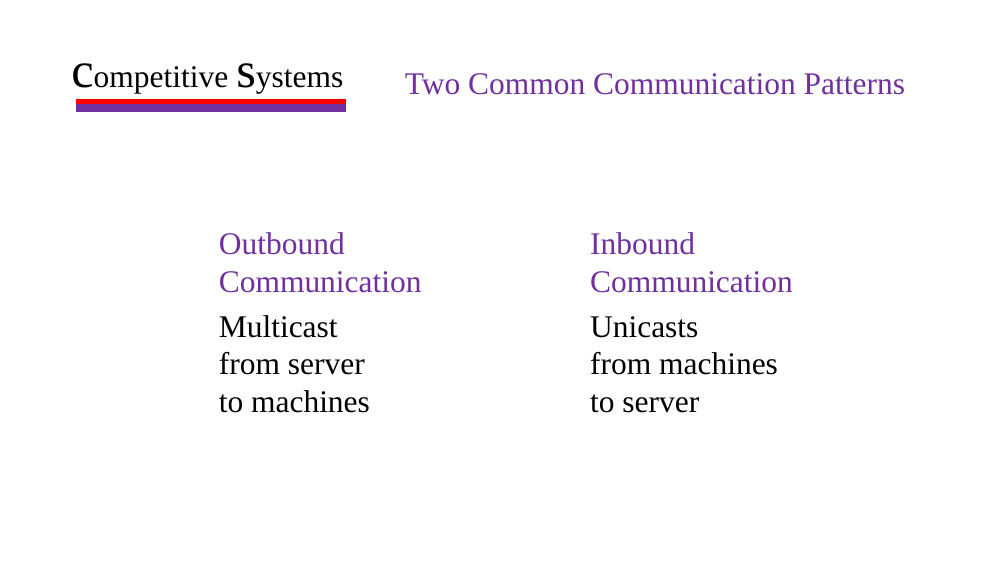
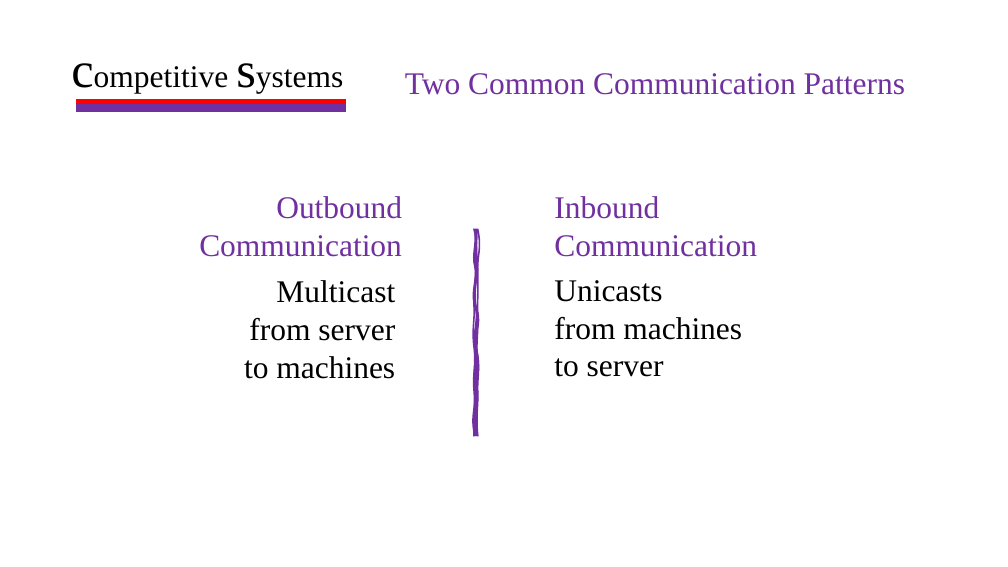
Before and after one commit to HaseebLUMS/Onyx-Presentation, a slide deck: slide 10 of thesis-latency-fairness.pptx. Drawn at 1008x567 pixels with LibreOffice and Linux fonts; fonts in the diff are those of the drawing. Boxes give left, top, right and bottom in pixels: in the first picture for what was removed or moved away, otherwise in the second. Text is boxed around its words. In the diff, an @@ line names an element or a change of style, - is before the commit and + after.

```diff
--- a/thesis-latency-fairness.pptx
+++ b/thesis-latency-fairness.pptx
@@ text "Outbound Communication" at (199,196,402,257): alignment left to right @@
@@ freeform shape added at (474,229,478,436), fill #7030A0, outline #7030A0 1.5 pt @@
@@ text "Multicast from server to machines": place and size @@
-text "Multicast from server to machines" at (219,315,370,413)
+text "Multicast from server to machines" at (244,280,395,379)
@@ text "Multicast from server to machines" at (244,280,395,379): alignment left to right @@
@@ 3 texts: place and size @@
-3 texts at (219,232,793,413)
+3 texts at (199,196,757,377)
```
Also in this commit, not shown: 1 other slide changed.
